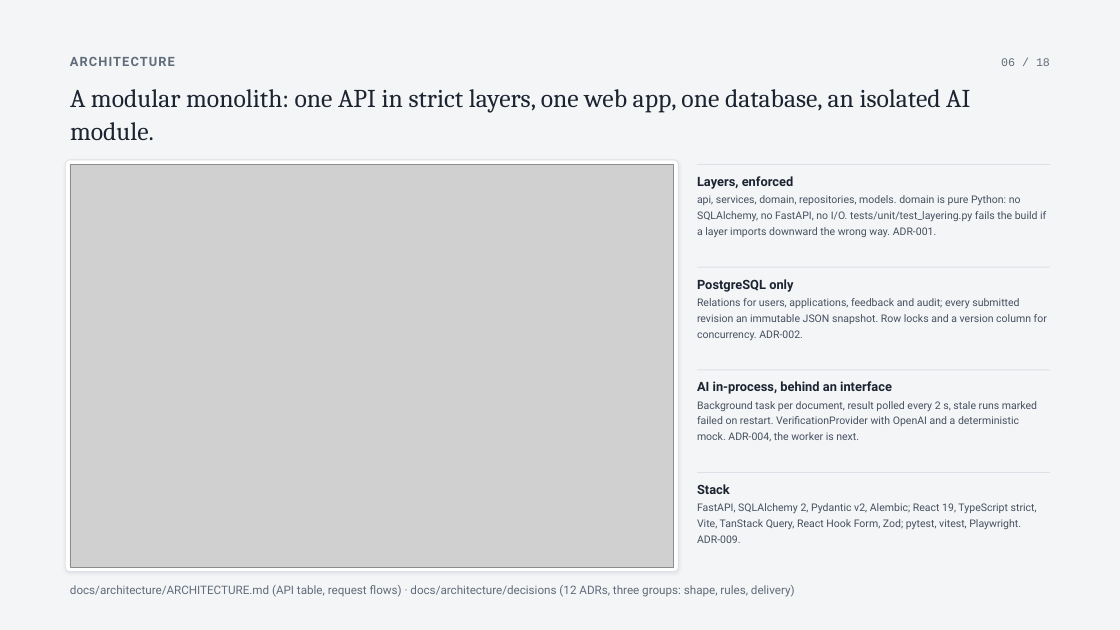
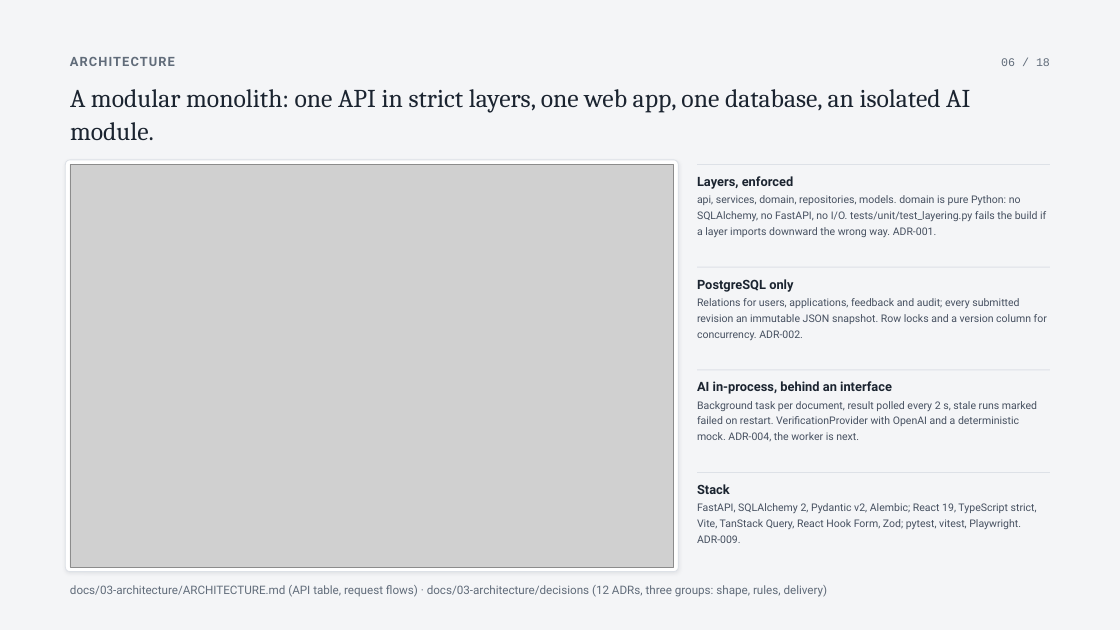
Before and after one commit to SuhaasNv/permitflow, a slide deck: slide 6 of docs/13-debrief/technical-deck/PermitFlow-technical.pptx. Drawn at 1120x630 pixels with LibreOffice and Linux fonts; fonts in the diff are those of the drawing; grey boxes stand for pictures. Boxes give left, top, right and bottom in pixels: in the first picture for what was removed or moved away, otherwise in the second. Text is boxed around its words. In the diff, an @@ line names an element or a change of style, - is before the commit and + after.

Commit message:
docs: technical deck follows the numbered folders

```diff
--- a/docs/13-debrief/technical-deck/PermitFlow-technical.pptx
+++ b/docs/13-debrief/technical-deck/PermitFlow-technical.pptx
@@ text at box(70, 585, 828, 597): text changed @@
-docs/architecture/ARCHITECTURE.md (API table, request flows) · docs/architecture/decisions (12 ADRs, three groups: shape, rules, delivery)
+docs/03-architecture/ARCHITECTURE.md (API table, request flows) · docs/03-architecture/decisions (12 ADRs, three groups: shape, rules, delivery)
```
Also in this commit, not shown: 7 other slides changed, 1 other file.
